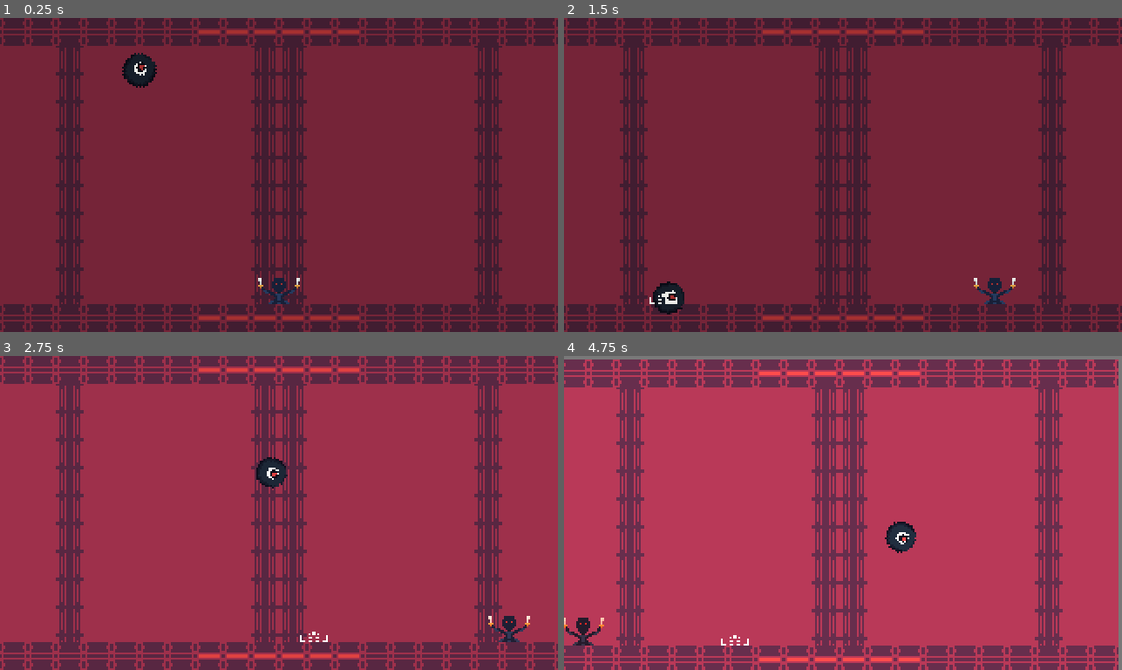
Above: before the commit, frames 1-4 (two rows, left to right).
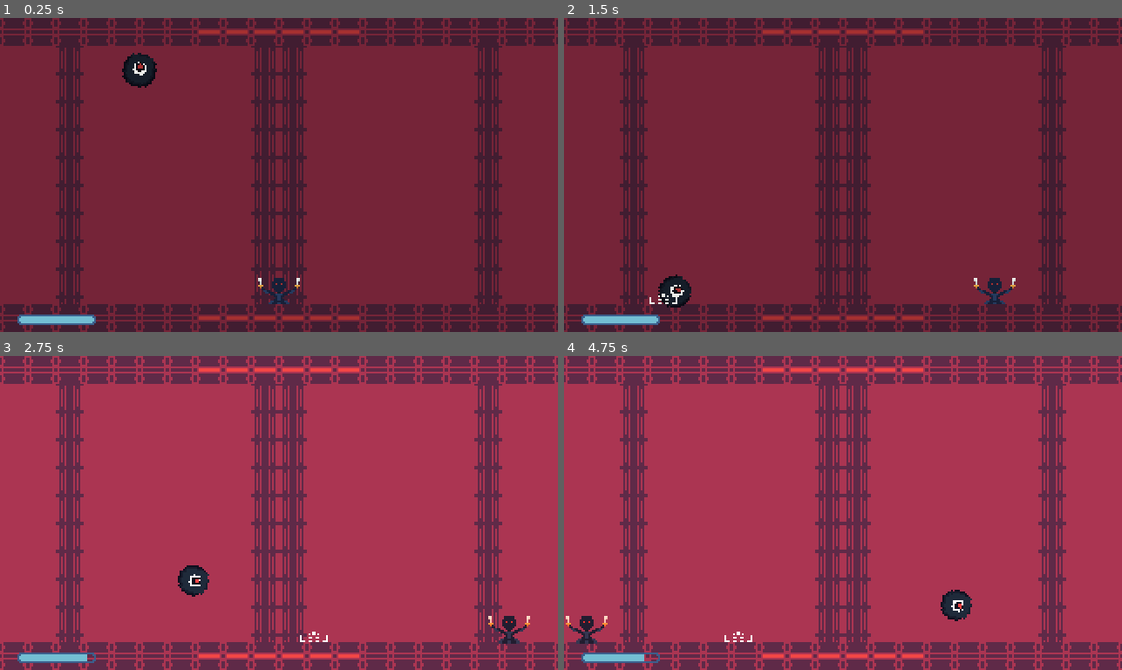
Above: after the commit, the same moments.

Repository: donovan-cartier/veryfast-rythm
Game: Godot game, scene res://Scenes/game.tscn
Two runs of this game, one before a commit and one after it. Both use one fixed random seed, a clock stepped at 60 frames per second and the inputs below.
Inputs:
- Up to frame 1 (0.25 s): no input
- Up to frame 2 (1.5 s): hold D (right) 0.53-1.28 s; hold A (left) from 1.28 s (still down)
- Up to frame 3 (2.75 s): release A (left) at 2.03 s; hold D (right) from 2.03 s (still down)
- Up to frame 4 (4.75 s): release D (right) at 3.53 s; hold A (left) from 3.53 s (still down)

The runs differ from the first frame. In frame 1, 0.5% of the frame differs, in the area x 3-29%, y 11-98%; in frame 2, 0.8%; in frame 3, 1.3%; in frame 4, 17%, in the area x 0-100%, y 0-100%.

Commit message:
Add sounds and health

Diff:
--- a/Scenes/Scripts/ball.gd
+++ b/Scenes/Scripts/ball.gd
@@ -4,6 +4,10 @@
 @export var ball_default_location : Marker2D
 @onready var animation_player := $AnimationPlayer
 @onready var sprite := $Sprite2D
+@onready var sound_player_get_hit = $SoundPlayerGetHit
+@onready var sound_player_hit_player = $SoundPlayerHitPlayer
+@onready var sound_player_blip = $SoundPlayerBlip
+
 
 var next_location_marker = preload("res://Scenes/next_location_marker.tscn")
 var next_location_marker_instance
@@ -11,6 +15,7 @@
 var can_move : bool = false
 var towards_player : bool = true
 var next_location : Vector2
+var invincible : bool = false
 
 func _ready():
 	next_location_marker_instance = next_location_marker.instantiate()
@@ -20,8 +25,9 @@
 	if towards_player:
 		bounce_to_location(next_location, MusicManager.time_between_beats)
 		animation_player.play("attack")
+		invincible = false
 	else:
-		bounce_to_location(ball_default_location.global_position)
+		bounce_to_location(ball_default_location.global_position, MusicManager.time_between_beats)
 		next_location_marker_instance.global_position = next_location
 
 	towards_player = !towards_player
@@ -29,22 +35,32 @@
 func bounce_to_location(location: Vector2, duration: float = .2, hit_player: bool = false):
 	var tween = get_tree().create_tween()
 	tween.tween_property(self, "global_position", location, duration)
+	tween.tween_callback(sound_player_blip.play)
 
 	if !hit_player:
 		next_location = get_random_location()
-		if location == ball_default_location.global_position:
-			GameManager.camera.get_node("AnimationPlayer").play("shake")
 
 func get_random_location():
 	var viewport_size = GameManager.camera.get_viewport_rect().size
 	return Vector2(randf_range(0, viewport_size.x), viewport_size.y - 16)
 
 func _on_body_entered(body):
-	if body is Player:
-		bounce_to_location(ball_default_location.global_position, .2, true)
+	if body is Player && !invincible:
+		bounce_to_location(ball_default_location.global_position, MusicManager.time_between_beats, true)
 		hit()
 
 func hit():
+	sound_player_get_hit.pitch_scale = randf_range(.5,1)
+	print(sound_player_get_hit.pitch_scale)
+	sound_player_get_hit.play()
+
 	var tween: Tween = create_tween()
 	tween.tween_property(sprite, "modulate:v", 1, 0.3).from(15)
 	animation_player.play("hit")
+
+func _on_hurt_zone_area_entered(area):
+	if area is Ball:
+		sound_player_hit_player.play()
+		GameManager.player.damage(5)
+		GameManager.camera.get_node("AnimationPlayer").play("shake")
+		invincible = true
--- a/Scenes/Scripts/player.gd
+++ b/Scenes/Scripts/player.gd
@@ -2,6 +2,7 @@
 class_name Player
 
 const SPEED = 300.0
+var health: float = 100.0
 
 func _physics_process(delta):
 	# Get the input direction and handle the movement/deceleration.
@@ -14,3 +15,9 @@
 
 	velocity.y = 0
 	move_and_slide()
+
+func damage(amount: float):
+	health -= amount
+	GameManager.ui_health_bar.value = health
+	if health <= 0:
+		print('die')
--- a/Scenes/eye_ball.tscn
+++ b/Scenes/eye_ball.tscn
@@ -1,7 +1,10 @@
-[gd_scene load_steps=7 format=3 uid="uid://d4lpm5nhdk08t"]
+[gd_scene load_steps=10 format=3 uid="uid://d4lpm5nhdk08t"]
 
 [ext_resource type="Script" path="res://Scenes/Scripts/ball.gd" id="1_ivdx4"]
 [ext_resource type="Texture2D" uid="uid://njtotmlyvjff" path="res://Assets/Sprites/eye.png" id="2_h3h4s"]
+[ext_resource type="AudioStream" uid="uid://d0d2vwrydirnw" path="res://Assets/Sounds/hitball.wav" id="3_fpcff"]
+[ext_resource type="AudioStream" uid="uid://3sagdjfv66wc" path="res://Assets/Sounds/hitHurt.wav" id="3_rkfob"]
+[ext_resource type="AudioStream" uid="uid://csb8mjmkxtkxm" path="res://Assets/Sounds/blip.wav" id="5_1rxmq"]
 
 [sub_resource type="CircleShape2D" id="CircleShape2D_ntyfo"]
 
@@ -83,4 +86,13 @@
 "": SubResource("AnimationLibrary_qfjbd")
 }
 
+[node name="SoundPlayerGetHit" type="AudioStreamPlayer" parent="."]
+stream = ExtResource("3_fpcff")
+
+[node name="SoundPlayerHitPlayer" type="AudioStreamPlayer" parent="."]
+stream = ExtResource("3_rkfob")
+
+[node name="SoundPlayerBlip" type="AudioStreamPlayer" parent="."]
+stream = ExtResource("5_1rxmq")
+
 [connection signal="body_entered" from="." to="." method="_on_body_entered"]
--- a/Scenes/game.gd
+++ b/Scenes/game.gd
@@ -3,6 +3,8 @@
 
 # Called when the node entersthe scene tree for the first time.
 func _ready():
+	GameManager.audio_player.play()
+	await get_tree().create_timer(MusicManager.sound_offset).timeout
 	MusicManager.on_new_beat()
 
 
--- a/Scenes/game.tscn
+++ b/Scenes/game.tscn
@@ -1,10 +1,16 @@
-[gd_scene load_steps=12 format=3 uid="uid://qm7eviy0qe0"]
+[gd_scene load_steps=16 format=3 uid="uid://qm7eviy0qe0"]
 
 [ext_resource type="PackedScene" uid="uid://dt7pwwvr5a582" path="res://Scenes/player.tscn" id="1_h6x65"]
 [ext_resource type="Script" path="res://Scenes/game.gd" id="1_j5i48"]
 [ext_resource type="Texture2D" uid="uid://mls2k44f147x" path="res://Assets/Sprites/background.png" id="1_qw33h"]
 [ext_resource type="PackedScene" uid="uid://d4lpm5nhdk08t" path="res://Scenes/eye_ball.tscn" id="3_l41dp"]
 [ext_resource type="Shader" path="res://Shaders/beat.gdshader" id="4_ttde0"]
+[ext_resource type="AudioStream" uid="uid://mc3dwy7wp7gj" path="res://Assets/Sounds/BGM.mp3" id="6_vobov"]
+[ext_resource type="Texture2D" uid="uid://dshodi5tel8up" path="res://Assets/Sprites/health_bg.png" id="7_mdypk"]
+[ext_resource type="Texture2D" uid="uid://wfo2irwwikb6" path="res://Assets/Sprites/health_fill.png" id="8_3dpyr"]
+
+[sub_resource type="RectangleShape2D" id="RectangleShape2D_w2pm4"]
+size = Vector2(320, 16)
 
 [sub_resource type="Animation" id="Animation_qppys"]
 resource_name = "shake"
@@ -92,6 +98,13 @@
 [node name="BallDefaultLocation" type="Marker2D" parent="."]
 position = Vector2(162, 58)
 
+[node name="HurtZone" type="Area2D" parent="."]
+position = Vector2(160, 170)
+
+[node name="CollisionShape2D" type="CollisionShape2D" parent="HurtZone"]
+position = Vector2(0, 2)
+shape = SubResource("RectangleShape2D_w2pm4")
+
 [node name="Camera2D" type="Camera2D" parent="."]
 position = Vector2(160, 90)
 
@@ -99,6 +112,9 @@
 libraries = {
 "": SubResource("AnimationLibrary_4nw2l")
 }
+
+[node name="AudioStreamPlayer" type="AudioStreamPlayer" parent="."]
+stream = ExtResource("6_vobov")
 
 [node name="CanvasLayer" type="CanvasLayer" parent="."]
 
@@ -115,3 +131,27 @@
 libraries = {
 "": SubResource("AnimationLibrary_n7ri0")
 }
+
+[node name="UI" type="Control" parent="CanvasLayer"]
+layout_mode = 3
+anchors_preset = 15
+anchor_right = 1.0
+anchor_bottom = 1.0
+grow_horizontal = 2
+grow_vertical = 2
+
+[node name="HealthBar" type="TextureProgressBar" parent="CanvasLayer/UI"]
+layout_mode = 1
+anchors_preset = 2
+anchor_top = 1.0
+anchor_bottom = 1.0
+offset_left = 10.0
+offset_top = -10.0
+offset_right = 55.0
+offset_bottom = -4.0
+grow_vertical = 0
+value = 100.0
+texture_under = ExtResource("7_mdypk")
+texture_progress = ExtResource("8_3dpyr")
+
+[connection signal="area_entered" from="HurtZone" to="EyeBall" method="_on_hurt_zone_area_entered"]
--- a/Singletons/GameManager.gd
+++ b/Singletons/GameManager.gd
@@ -7,3 +7,5 @@
 @onready var shader_animator : AnimationPlayer = screen_shader.get_node("ShaderAnimator")
 @onready var ball : Ball = game_container.get_node("EyeBall")
 @onready var player : Player = game_container.get_node("Player")
+@onready var audio_player : AudioStreamPlayer = game_container.get_node("AudioStreamPlayer")
+@onready var ui_health_bar : TextureProgressBar = canvas_layer.get_node("UI/HealthBar")
--- a/Singletons/MusicManager.gd
+++ b/Singletons/MusicManager.gd
@@ -2,6 +2,7 @@
 
 var BPM : float = 120.0
 var time_between_beats = 60 / BPM
+var sound_offset: float = 0
 
 func on_new_beat():
 	print("BEAT")
Not shown, added: Assets/Sounds/BGM.mp3.import
Not shown, added: Assets/Sounds/blip.wav.import
Not shown, added: Assets/Sounds/hitHurt.wav.import
Not shown, added: Assets/Sounds/hitball.wav.import
Binary file added: Assets/Sprites/health_bg.png
Not shown, added: Assets/Sprites/health_bg.png.import
Binary file added: Assets/Sprites/health_fill.png
Not shown, added: Assets/Sprites/health_fill.png.import
Not shown, added: Assets/Sounds/BGM.mp3
Not shown, added: Assets/Sounds/blip.wav
Not shown, added: Assets/Sounds/hitHurt.wav
Not shown, added: Assets/Sounds/hitball.wav
